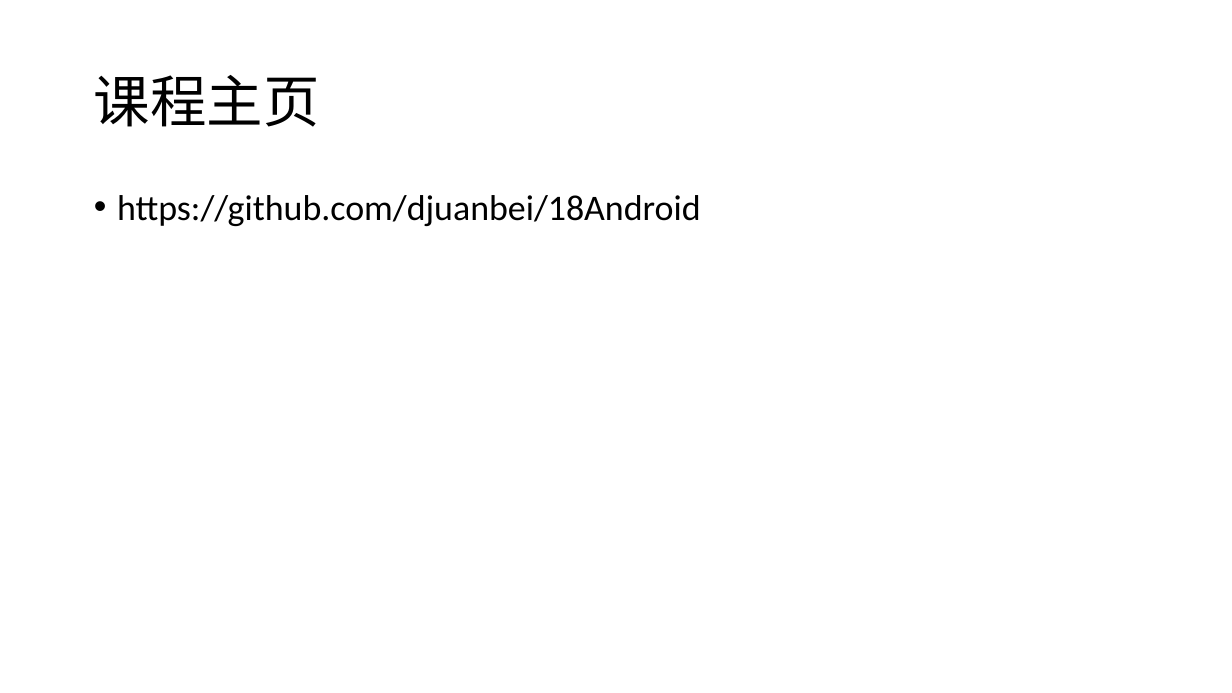
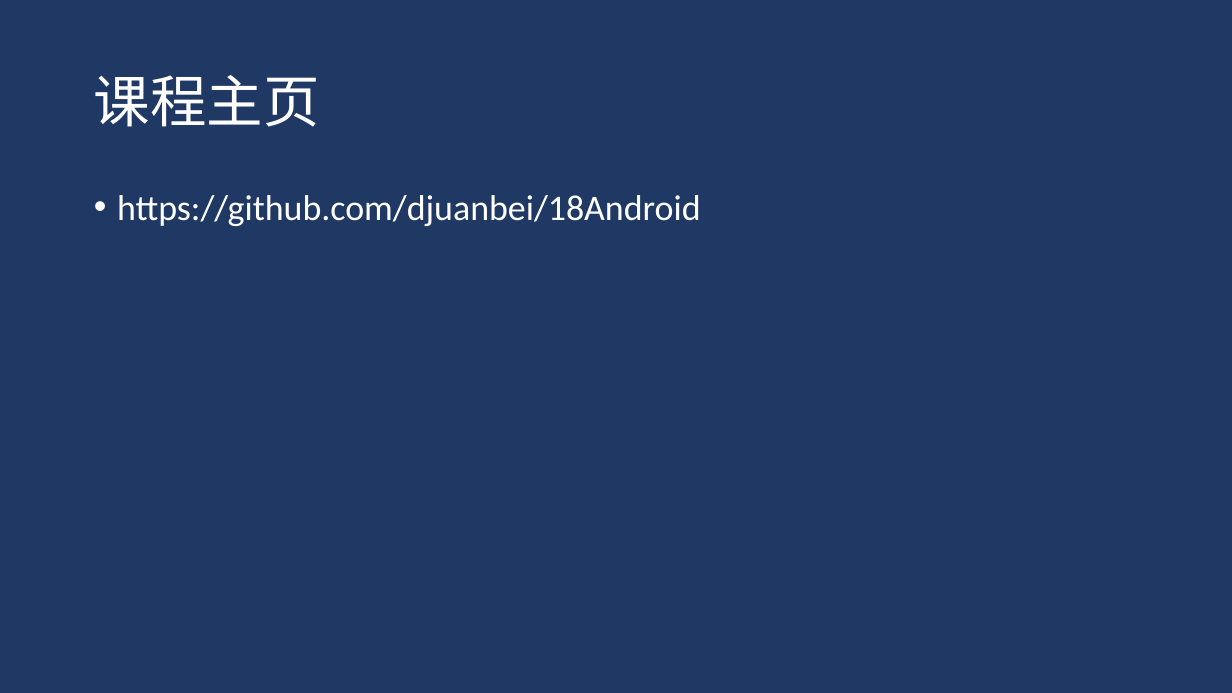
Before and after one commit to djuanbei/18Android1, a slide deck: slide 3 of ppt/第一章 Android应用和开发.pptx. Drawn at 1232x693 pixels with LibreOffice and Linux fonts; fonts in the diff are those of the drawing; background and template pictures are left out. Boxes give left, top, right and bottom in pixels: in the first picture for what was removed or moved away, otherwise in the second. Text is boxed around its words. In the diff, an @@ line names an element or a change of style, - is before the commit and + after.

```diff
--- a/ppt/第一章 Android应用和开发.pptx
+++ b/ppt/第一章 Android应用和开发.pptx
@@ background picture (left out) to #203864 @@
@@ title "课程主页" at box(94, 75, 320, 127): text colour #000000 to #FFFFFF @@
@@ text "https://github.com/djuanbei/18Android" at box(117, 195, 701, 226): text colour #000000 to #FFFFFF @@
```
Also in this commit, not shown: 22 other slides changed.
